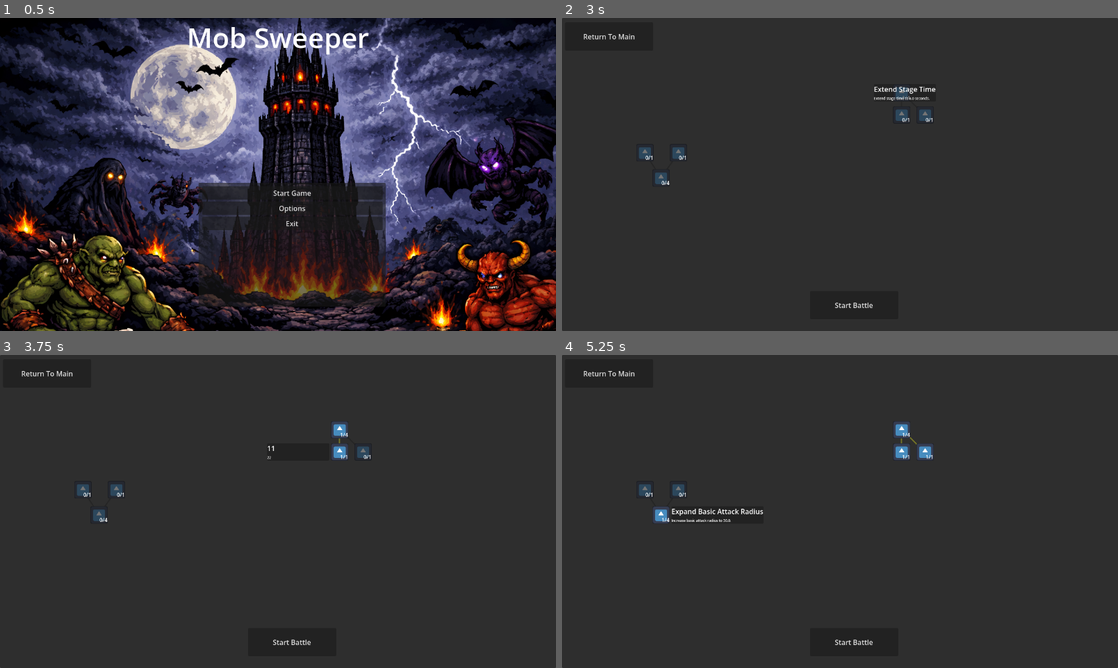
Above: before the commit, frames 1-4 (two rows, left to right).
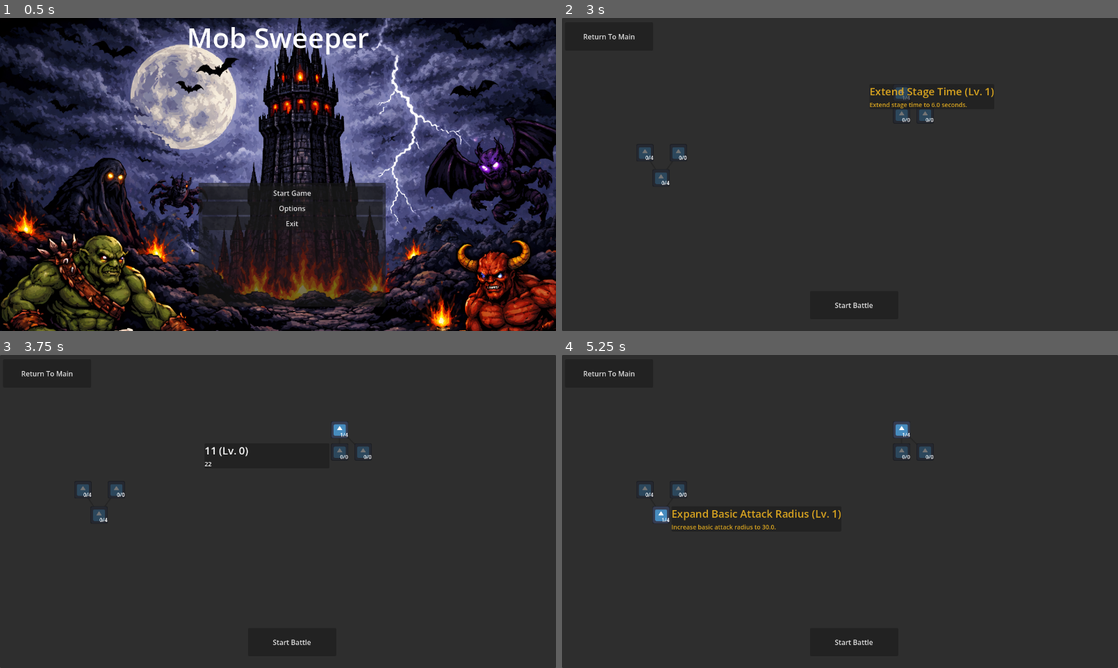
Above: after the commit, the same moments.

Repository: Chopstick83/godot_idle_arpg
Game: Godot game, scene res://mainmenu.tscn
Two runs of this game, one before a commit and one after it. Both use one fixed random seed, a clock stepped at 60 frames per second and the inputs below. The engine's default icon, where the game draws it, is replaced by a stand-in: a white triangle on a blue panel in a dark square.
Inputs (mouse positions are in pixels of both pictures, inside the frame that each line leads up to):
- Up to frame 1 (0.5 s): no input
- Up to frame 2 (3 s): click "Start Game" at 0.5 s; click "Return To Main" at 1.25 s; click "Start Game" at 2 s; click (901, 93) at 2.75 s
- Up to frame 3 (3.75 s): click (339, 452) at 3.5 s
- Up to frame 4 (5.25 s): click (923, 452) at 4.25 s; click (662, 514) at 5 s

Frame 1 is identical in both runs. In frame 2, 0.5% of the frame differs, in the area x 15-78%, y 22-46%; in frame 3, 0.3%; in frame 4, 1.0%, in the area x 15-67%, y 26-56%.

Commit message:
feat: 기능 추가
- 해상도 설정 및 전체 화면 기능 추가
- 공격 속도 스킬 트리 추가
- 툴팁 가독성 강화
ㄴ 비활성 시 회색 가독성이 떨어져서 색상 교체
ㄴ 툴팁 폰트 크기 크게 변경
- 툴팁 타이틀에 레벨 추가
- 사용하지 않는 최대 레벨 export 제거

Diff:
--- a/Localizations/translations.csv
+++ b/Localizations/translations.csv
@@ -9,6 +9,11 @@
 START_GAME,게임 시작,Start Game,,,,,,,,,
 OPTIONS,설정,Options,,,,,,,,,
 EXIT_GAME,게임 종료,Exit,,,,,,,,,
+VOLUME,볼륨,Volume,,,,,,,,,
+VOLUME_BGM,배경음,BGM,,,,,,,,,
+VOLUME_SFX,효과음,SFX,,,,,,,,,
+RESOLUTION,해상도,Resolution,,,,,,,,,
+FULL_SCREEN,전체 화면,Full Screen,,,,,,,,,
 LANGUAGE,언어,Language,,,,,,,,,
 BACK,뒤로가기,Back,,,,,,,,,
 SKILL_TITLE_EXTEND_TIME,스테이지 시간 연장,Extend Stage Time,,,,,,,,,
@@ -22,3 +27,5 @@
 STAGE_COUNTER,{0}초,{0}s,,,,,,,,,
 SKILL_TITLE_EXPAND_ATTACK_RADIUS,기본 공격 범위 증가,Expand Basic Attack Radius,,,,,,,,,
 SKILL_DESC_EXPAND_ATTACK_RADIUS,기본 공격 범위 반지름이 {0}로 증가합니다.,Increase basic attack radius to {0}.,,,,,,,,,
+SKILL_TITLE_FASTER_AS,공격 속도 증가,Faster Attack Speed,,,,,,,,,
+SKILL_DESC_FASTER_AS,기본 공격이 {0}초 마다 공격 합니다.,Basic attacks every {0} seconds.,,,,,,,,,
--- a/SkillTree/Skills/skill_button.gd
+++ b/SkillTree/Skills/skill_button.gd
@@ -5,11 +5,10 @@
 @onready var label: Label = $MarginContainer/Label
 @onready var line_2d: Line2D = $Line2D
 
-@export var max_level: int = 1 # min 1
 @export var id: String
 @export var title_key: String
 @export var desc_key: String
-@export var desc_param: Array # max_level개 (0레벨 포함). 변경 사항 툴팁용.
+@export var desc_param: Array # 변경 사항 툴팁용.
 
 const default_color = Color("#383838")
 const lined_color = Color("ffff3f")
@@ -19,7 +18,7 @@
 var level: int = 0:
 	set(value):
 		level = value
-		label.text = str(level) + "/" + str(max_level)
+		label.text = str(level) + "/" + str(desc_param.size())
 		SkillButtonTooltip.change_level(level, title_key, desc_key, desc_param)
 		if level > 0:
 			panel.show_behind_parent = true
@@ -42,7 +41,7 @@
 	level = 0
 
 func _on_pressed() -> void:
-	if level >= max_level:
+	if level >= desc_param.size():
 		return
 
 	level = level+1
--- a/SkillTree/skill_button_tooltip.gd
+++ b/SkillTree/skill_button_tooltip.gd
@@ -28,16 +28,16 @@
 
 func change_level(level: int, title_key: String, desc_key: String, desc_param: Array):
 	if level == 0:
-		title_label.add_theme_color_override("font_color", Color("#333333"))
-		desc_label.add_theme_color_override("font_color", Color("#333333"))
-	else:
 		title_label.add_theme_color_override("font_color", Color("#ffffff"))
 		desc_label.add_theme_color_override("font_color", Color("#ffffff"))
+	else:
+		title_label.add_theme_color_override("font_color", Color.GOLDENROD)
+		desc_label.add_theme_color_override("font_color", Color.GOLDENROD)
 
 	update_text(level, title_key, desc_key, desc_param)
 
 func update_text(level: int, title_key: String, desc_key: String, desc_param: Array):
-	title_label.text = tr(title_key)
+	title_label.text = tr(title_key) + " (Lv. " + str(level) + ")"
 
 	if desc_param.size() > 0:
 		if level == 0:
--- a/SkillTree/skill_button_tooltip.tscn
+++ b/SkillTree/skill_button_tooltip.tscn
@@ -24,9 +24,10 @@
 
 [node name="TitleLabel" type="Label" parent="PanelContainer/VBoxContainer" unique_id=971543648]
 layout_mode = 2
+theme_override_font_sizes/font_size = 24
 text = "Title"
 
 [node name="DescLabel" type="Label" parent="PanelContainer/VBoxContainer" unique_id=1838382831]
 layout_mode = 2
-theme_override_font_sizes/font_size = 8
+theme_override_font_sizes/font_size = 14
 text = "Desc"
--- a/SkillTree/skill_tree.tscn
+++ b/SkillTree/skill_tree.tscn
@@ -34,7 +34,6 @@
 offset_top = 152.0
 offset_right = 802.0
 offset_bottom = 192.0
-max_level = 4
 id = "EXTEND_TIME"
 title_key = "SKILL_TITLE_EXTEND_TIME"
 desc_key = "SKILL_DESC_EXTEND_TIME"
@@ -66,22 +65,22 @@
 offset_top = 348.0
 offset_right = 248.0
 offset_bottom = 388.0
-max_level = 4
 id = "EXPAND_ATTACK"
 title_key = "SKILL_TITLE_EXPAND_ATTACK_RADIUS"
 desc_key = "SKILL_DESC_EXPAND_ATTACK_RADIUS"
 desc_param = [30.0, 50.0, 75.0, 100.0]
 
-[node name="SkillButton" parent="Panel/ExpandAttackRange" unique_id=592792730 instance=ExtResource("1_qyskh")]
+[node name="FasterAttackSpeed" parent="Panel/ExpandAttackRange" unique_id=592792730 instance=ExtResource("1_qyskh")]
 layout_mode = 0
 offset_left = -37.0
 offset_top = -58.0
 offset_right = 3.0
 offset_bottom = -18.0
 disabled = true
-id = "11"
-title_key = "77"
-desc_key = "88"
+id = "FASTER_AS"
+title_key = "SKILL_TITLE_FASTER_AS"
+desc_key = "SKILL_DESC_FASTER_AS"
+desc_param = [0.4, 0.3, 0.2, 0.1]
 
 [node name="SkillButton2" parent="Panel/ExpandAttackRange" unique_id=1426582884 instance=ExtResource("1_qyskh")]
 layout_mode = 0
--- a/main.gd
+++ b/main.gd
@@ -32,10 +32,13 @@
 
 var enemies_in_area: Array[Node2D] = []
 var is_mouse_hovering: bool = false
+# 배열 index 0은 노드에 존재하지 않는 기본 값
 var attack_radius_array = [10.0, 30.0, 50.0, 75.0, 100.0]
 var attack_radius_level = 0
 var wait_time_array = [5.0, 6.0, 7.0, 8.5, 10.0]
 var wait_time_level = 0
+var attack_wait_time_array = [0.5, 0.4, 0.3, 0.2, 0.1]
+var attack_wait_time_level = 0
 var current_mouse_pos: Vector2
 
 var exp_label_base: String
@@ -62,7 +65,9 @@
 
 	user_tree_data = SaveManager.load_skill()
 	attack_radius_level = user_tree_data.skills.get("EXPAND_ATTACK")
+	attack_wait_time_level = user_tree_data.skills.get("FASTER_AS")
 	collision_shape_2d.shape.radius = attack_radius_array[attack_radius_level]
+	attack_timer.wait_time = attack_wait_time_array[attack_wait_time_level]
 
 	user_save_data = SaveManager.load_game()
 	exp_progress_bar.max_value = user_save_data.max_xp
--- a/mainmenu.gd
+++ b/mainmenu.gd
@@ -11,16 +11,34 @@
 @onready var main_menu: Panel = $MainMenu
 @onready var options: Panel = $Options
 
+@onready var volume_label: Label = $Options/VBoxContainer/VolumeLabel
+@onready var bgm_volume_label: Label = $Options/VBoxContainer/BgmVolumeLabel
+@onready var sfx_volume_label: Label = $Options/VBoxContainer/SfxVolumeLabel
+
 @onready var bgm_volume_h_slider: HSlider = $Options/VBoxContainer/BgmVolumeHSlider
 @onready var sfx_volume_h_slider: HSlider = $Options/VBoxContainer/SfxVolumeHSlider
 
+@onready var resolution_label: Label = $Options/VBoxContainer/ResolutionLabel
+@onready var resolution_options: OptionButton = $Options/VBoxContainer/ResolutionOptions
+@onready var full_screen_check_box: CheckBox = $Options/VBoxContainer/FullScreenCheckBox
+
 const LANGUAGE_KEY = ["en_US", "ko_KR"]
+const RESOLUTIONS = {
+	"2560x1440": Vector2i(2560,1440), # 21.30%
+	"1920x1080": Vector2i(1920,1080), # 53.73%
+	"1366x768": Vector2i(1366,768), # 2.52%
+	"1280x720": Vector2i(1280,720), # 여기까지가 16:9 해상도
+	"1024x600": Vector2i(1024,600),
+	"800x600": Vector2i(800,600)
+}
 
 var settings_data: SettingData
 
 func _ready() -> void:
 	for key in LANGUAGE_KEY:
 		language_options.add_item(tr("LANGUAGE_NAME_" + key.to_upper()))
+	for res in RESOLUTIONS:
+		resolution_options.add_item(res)
 
 	settings_data = SaveManager.load_settings()
 	var idx = LANGUAGE_KEY.find(settings_data.language)
@@ -42,6 +60,11 @@
 	exit_button.text = tr("EXIT_GAME")
 	language_label.text = tr("LANGUAGE")
 	back_button.text = tr("BACK")
+	volume_label.text = tr("VOLUME")
+	bgm_volume_label.text = tr("VOLUME_BGM")
+	sfx_volume_label.text = tr("VOLUME_SFX")
+	resolution_label.text = tr("RESOLUTION")
+	full_screen_check_box.text = tr("FULL_SCREEN")
 
 func _on_start_button_pressed() -> void:
 	get_tree().change_scene_to_file("res://SkillTree/skill_tree.tscn")
@@ -74,3 +97,12 @@
 	settings_data.sfx = value
 	AudioServer.set_bus_volume_db(AudioServer.get_bus_index("SFX"), linear_to_db(value))
 	SaveManager.save_settings(settings_data)
+
+func _on_resolution_options_item_selected(index: int) -> void:
+	DisplayServer.window_set_size(RESOLUTIONS.values()[index])
+
+func _on_full_screen_check_box_toggled(toggled_on: bool) -> void:
+	if toggled_on:
+		DisplayServer.window_set_mode(DisplayServer.WINDOW_MODE_FULLSCREEN)
+	else:
+		DisplayServer.window_set_mode(DisplayServer.WINDOW_MODE_WINDOWED)
--- a/mainmenu.tscn
+++ b/mainmenu.tscn
@@ -142,5 +142,7 @@
 [connection signal="pressed" from="MainMenu/VBoxContainer/ExitButton" to="." method="_on_exit_button_pressed"]
 [connection signal="value_changed" from="Options/VBoxContainer/BgmVolumeHSlider" to="." method="_on_bgm_volume_h_slider_value_changed"]
 [connection signal="value_changed" from="Options/VBoxContainer/SfxVolumeHSlider" to="." method="_on_sfx_volume_h_slider_value_changed"]
+[connection signal="item_selected" from="Options/VBoxContainer/ResolutionOptions" to="." method="_on_resolution_options_item_selected"]
+[connection signal="toggled" from="Options/VBoxContainer/FullScreenCheckBox" to="." method="_on_full_screen_check_box_toggled"]
 [connection signal="item_selected" from="Options/VBoxContainer/LanguageOptions" to="." method="_on_language_options_item_selected"]
 [connection signal="pressed" from="Options/VBoxContainer/BackButton" to="." method="_on_back_button_pressed"]
--- a/project.godot
+++ b/project.godot
@@ -23,6 +23,7 @@
 
 window/size/viewport_width=1280
 window/size/viewport_height=720
+window/stretch/mode="viewport"
 
 [internationalization]
 
Binary file changed: Localizations/translations.en_US.translation
Binary file changed: Localizations/translations.ko_KR.translation
